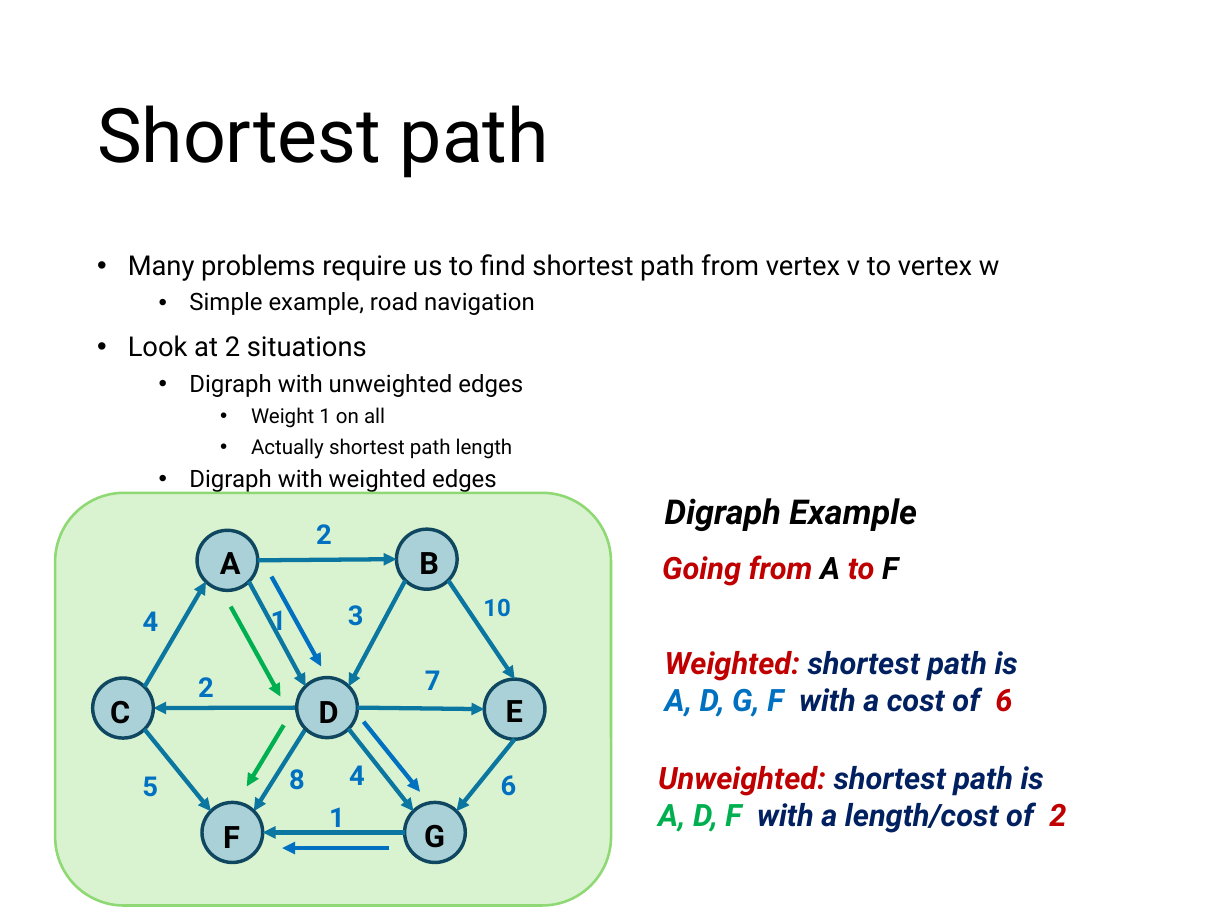
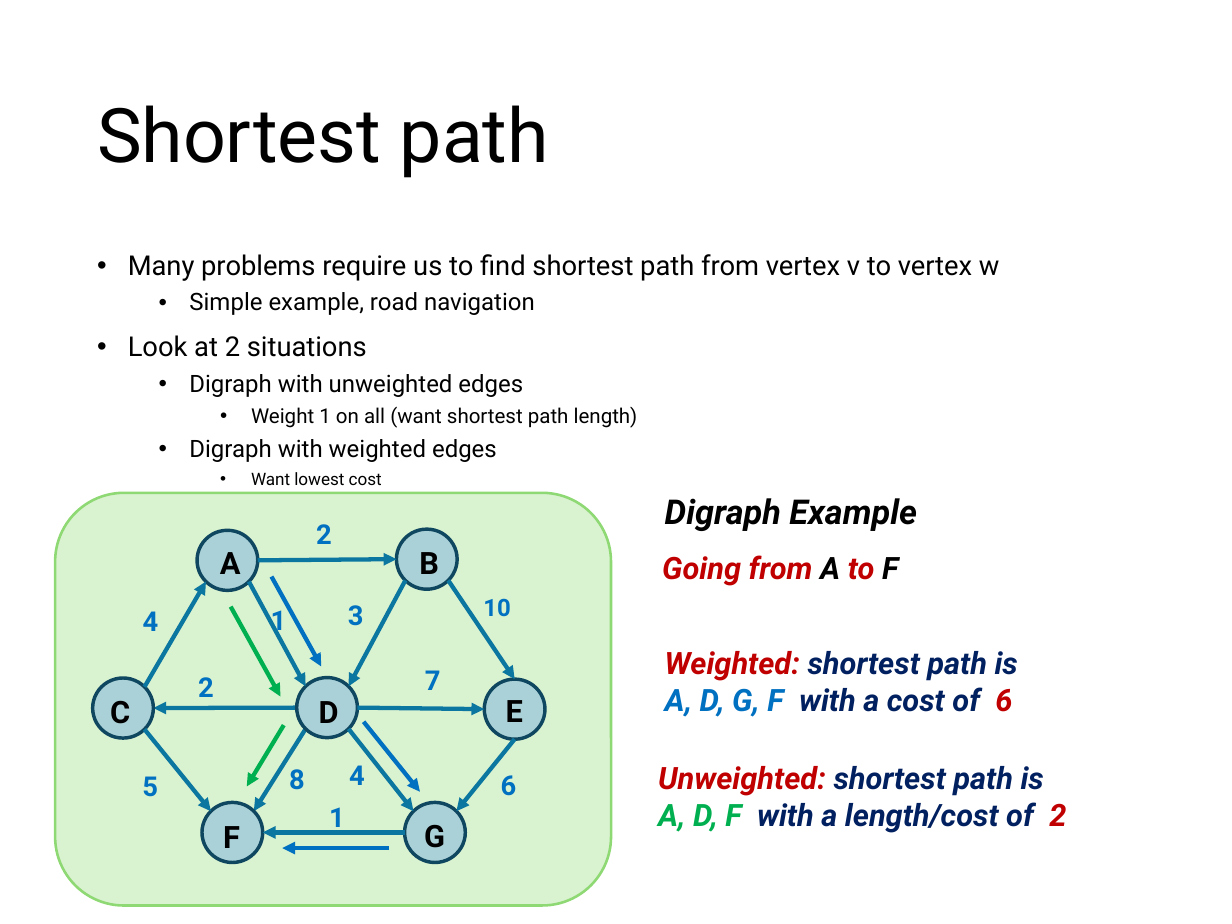
Before and after one commit to comp210ss2/comp210ss2.github.io, a slide deck: slide 39 of slides/L18_graphs2.pptx. Drawn at 1232x924 pixels with LibreOffice and Linux fonts; fonts in the diff are those of the drawing. Boxes give left, top, right and bottom in pixels: in the first picture for what was removed or moved away, otherwise in the second. Text is boxed around its words. In the diff, an @@ line names an element or a change of style, - is before the commit and + after.

Commit message:
Update L18 slides

```diff
--- a/slides/L18_graphs2.pptx
+++ b/slides/L18_graphs2.pptx
@@ text at box(251, 406, 638, 428): text changed @@
-    • Weight 1 on all
-    • Actually shortest path length
+    • Weight 1 on all (want shortest path length)
@@ text at box(251, 472, 382, 485): paragraph added @@
+    • Want lowest cost
```
Also in this commit, not shown: 5 other slides changed.
